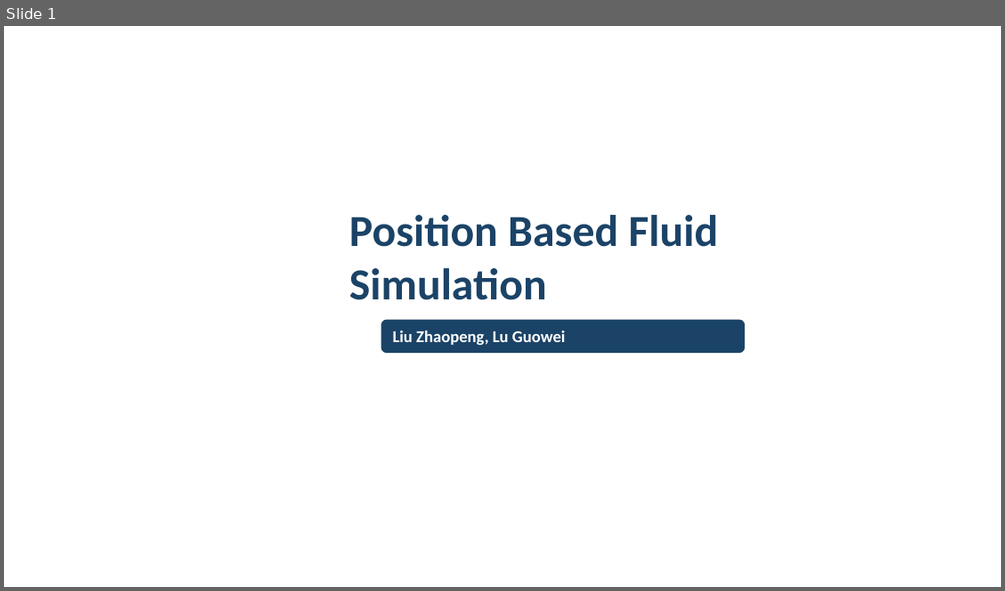
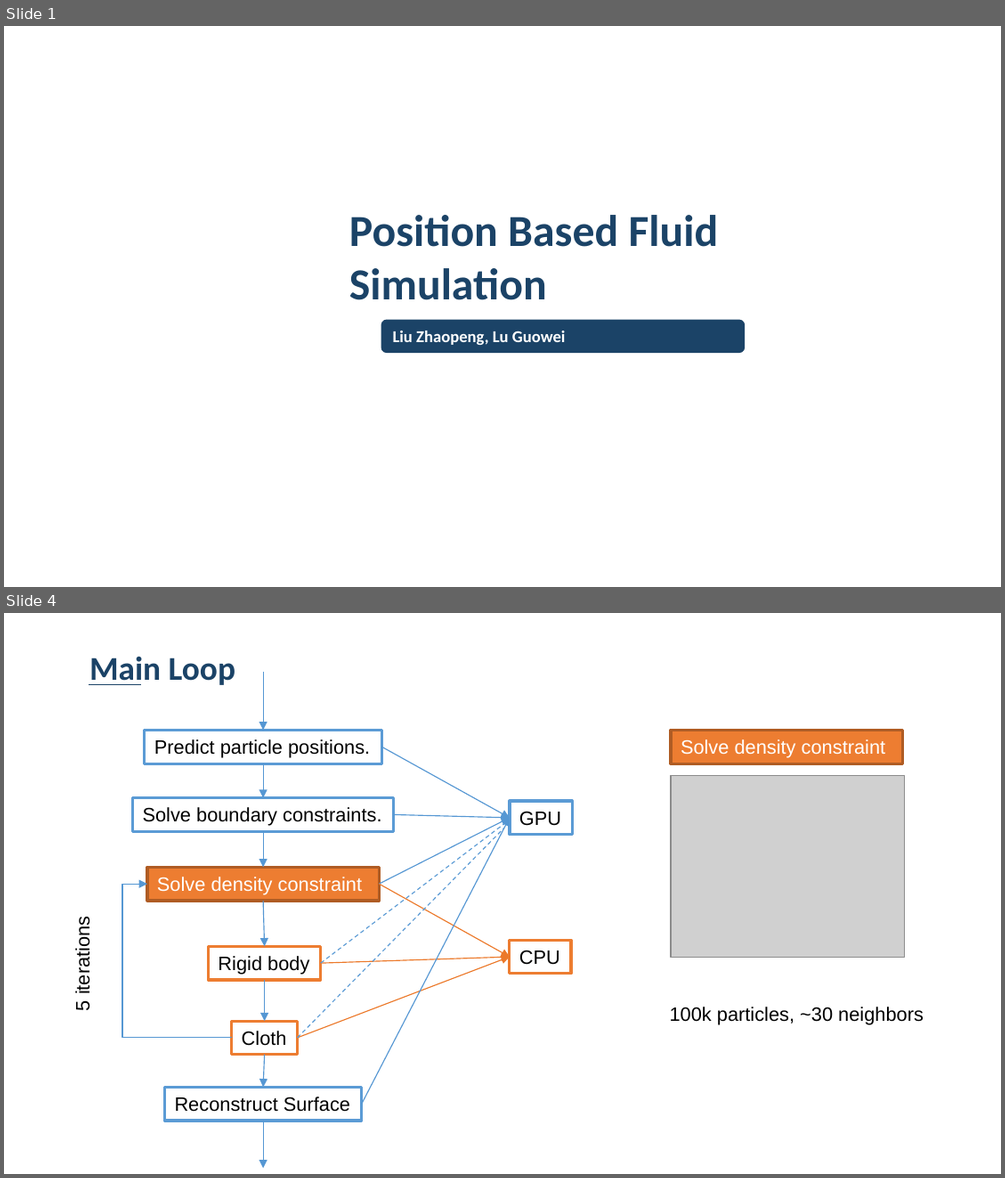
Before and after one commit to YakaAhSon/PositionBasedFluidSimulation, a slide deck: PositionBasedFluidSimulation.pptx. Shown one above the other, each under a label of ours: slide 1 before the commit, slides 1 and 4 after it; the slides between them are not shown. The pictures are 1005x591 and 1005x1178 pixels, drawn with LibreOffice and Linux fonts; fonts in the diff are those of the drawing; grey boxes stand for pictures; background and template pictures are left out. Boxes give left, top, right and bottom in pixels: in the first picture for what was removed or moved away, otherwise in the second. Text is boxed around its words. In the diff, an @@ line names an element or a change of style, - is before the commit and + after.

```diff
--- a/PositionBasedFluidSimulation.pptx
+++ b/PositionBasedFluidSimulation.pptx
@@ slide 4 added at [4, 613, 1001, 1174], background picture (left out) @@
@@ text added at [89, 657, 235, 685], 24 pt, text #1B4367, bold @@
+Main Loop
@@ line added from (89, 685) to (140, 685), #1B4367 0.75 pt @@
@@ arrow added from (263, 672) to (263, 730), #5698D3 0.75 pt @@
@@ rectangle added at [145, 730, 381, 763], fill #FFFFFF, outline #5B9BD5 2 pt, 14 pt, text #000000 @@
+Predict particle positions.
@@ rectangle added at [671, 730, 902, 763], fill #ED7D31, outline #AF5C24 2 pt, 14 pt, text #FFFFFF @@
+Solve density constraint
@@ arrow added from (263, 763) to (263, 797), #5698D3 0.75 pt @@
@@ arrow added from (381, 747) to (510, 818), #5698D3 0.75 pt @@
@@ rectangle added at [132, 797, 394, 831], fill #FFFFFF, outline #5B9BD5 2 pt, 14 pt, text #000000 @@
+Solve boundary constraints.
@@ picture added at [671, 776, 905, 957] @@
@@ line added from (321, 963) to (503, 824), #5B9BD5 0.75 pt dashed @@
@@ arrow added from (362, 1103) to (510, 818), #5698D3 0.75 pt @@
@@ arrow added from (379, 884) to (510, 818), #5698D3 0.75 pt @@
@@ arrow added from (394, 814) to (510, 818), #5698D3 0.75 pt @@
@@ rectangle added at [510, 801, 572, 835], fill #FFFFFF, outline #5B9BD5 2 pt, 14 pt, text #000000 @@
+GPU
@@ arrow added from (263, 831) to (263, 868), #5698D3 0.75 pt @@
@@ line added from (297, 1038) to (503, 828), #5B9BD5 0.75 pt dashed @@
@@ rectangle added at [147, 868, 379, 901], fill #ED7D31, outline #AF5C24 2 pt, 14 pt, text #FFFFFF @@
+Solve density constraint
@@ elbow arrow added from (231, 1038) to (147, 884), #5698D3 0.75 pt @@
@@ arrow added from (263, 900) to (264, 946), #5698D3 0.75 pt @@
@@ arrow added from (379, 884) to (510, 957), #EC792B 0.75 pt @@
@@ text added at [72, 923, 93, 1010], 14 pt, text #000000 @@
+5 iterations
@@ rectangle added at [209, 946, 321, 980], fill #FFFFFF, outline #ED7D31 2 pt, 14 pt, text #000000 @@
+Rigid body
@@ arrow added from (297, 1038) to (510, 957), #EC792B 0.75 pt @@
@@ arrow added from (321, 963) to (510, 957), #EC792B 0.75 pt @@
@@ rectangle added at [510, 940, 571, 973], fill #FFFFFF, outline #ED7D31 2 pt, 14 pt, text #000000 @@
+CPU
@@ arrow added from (264, 980) to (264, 1021), #5698D3 0.75 pt @@
@@ text added at [670, 1006, 923, 1025], 14 pt, text #000000 @@
+100k particles, ~30 neighbors
@@ rectangle added at [231, 1021, 297, 1054], fill #FFFFFF, outline #ED7D31 2 pt, 14 pt, text #000000 @@
+Cloth
@@ arrow added from (264, 1054) to (263, 1086), #5698D3 0.75 pt @@
@@ rectangle added at [164, 1086, 362, 1120], fill #FFFFFF, outline #5B9BD5 2 pt, 14 pt, text #000000 @@
+Reconstruct Surface
@@ arrow added from (263, 1120) to (263, 1168), #5698D3 0.75 pt @@
```
Also in this commit, not shown: 1 slide changed, 1 other slide added, 1 slide removed, 1 other file.
